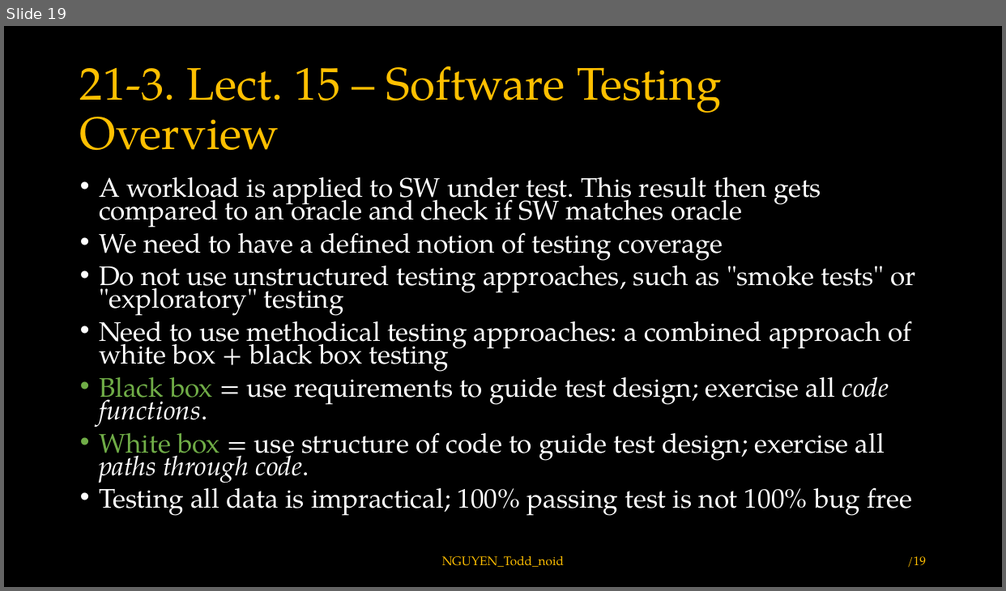
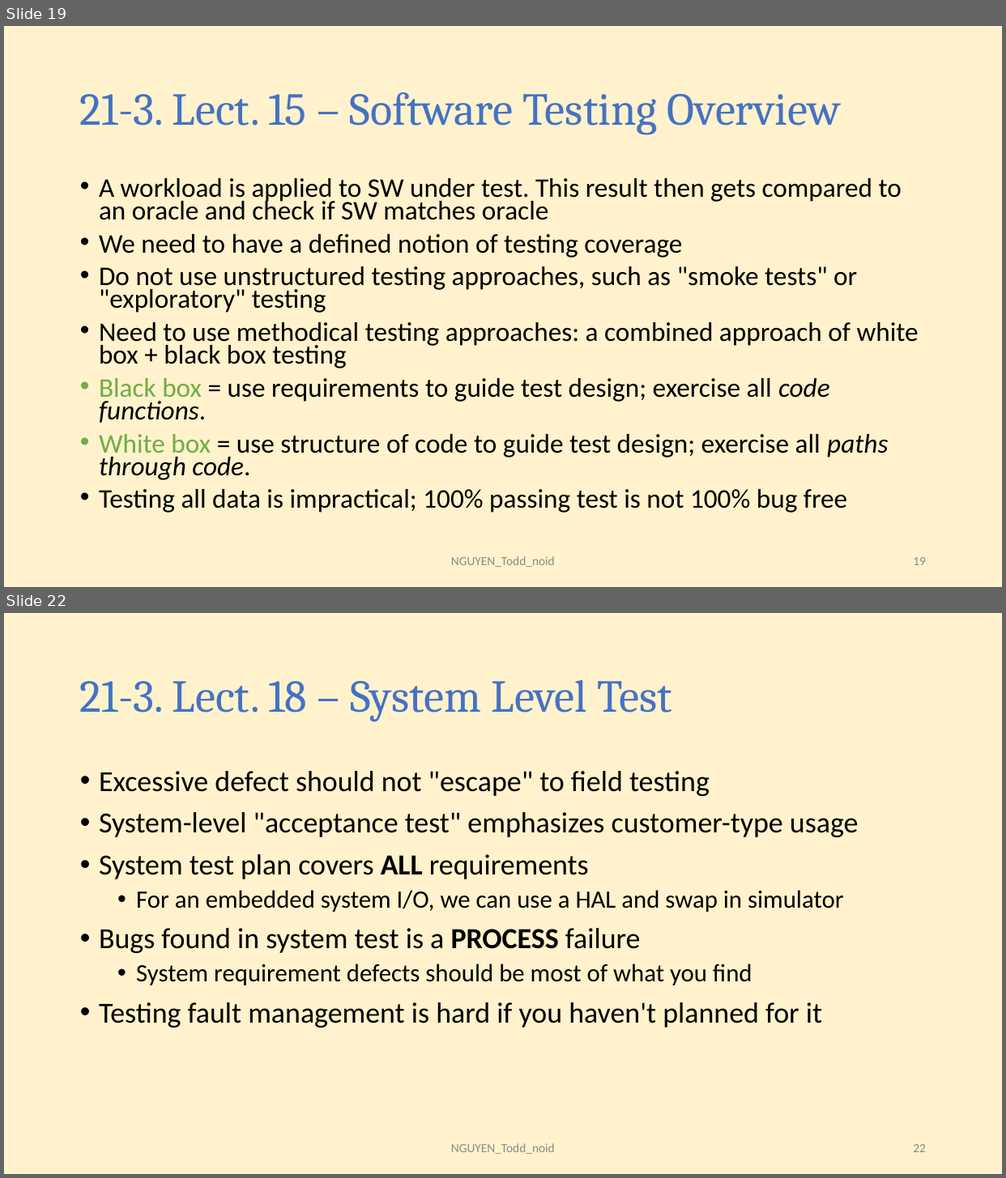
Before and after one commit to toddnguyen-gf/embedded-training, a slide deck: ece-18-642/lec-20-to-24/hw21/HW21_NGUYEN_Todd_noid.pptx. Shown one above the other, each under a label of ours: slide 19 before the commit, slides 19 and 22 after it; the slides between them are not shown. The pictures are 1006x591 and 1006x1178 pixels, drawn with LibreOffice and Linux fonts; fonts in the diff are those of the drawing. Boxes give left, top, right and bottom in pixels: in the first picture for what was removed or moved away, otherwise in the second. Text is boxed around its words. In the diff, an @@ line names an element or a change of style, - is before the commit and + after.

```diff
--- a/ece-18-642/lec-20-to-24/hw21/HW21_NGUYEN_Todd_noid.pptx
+++ b/ece-18-642/lec-20-to-24/hw21/HW21_NGUYEN_Todd_noid.pptx
@@ slide 22 added at <box>4,613,1002,1174</box>, background #FFF2CC @@
@@ title added at <box>80,680,672,722</box>, 44 pt, text #4472C4 @@
+21-3. Lect. 18 – System Level Test
@@ text added at <box>99,771,859,1028</box>, 28 pt, text #000000 @@
+• Excessive defect should not "escape" to field testing
+• System-level "acceptance test" emphasizes customer-type usage
+• System test plan covers ALL requirements
+  • For an embedded system I/O, we can use a HAL and swap in simulator
+• Bugs found in system test is a PROCESS failure
+  • System requirement defects should be most of what you find
+• Testing fault management is hard if you haven't planned for it
@@ text added at <box>451,1144,555,1154</box>, 12 pt, text #8C8C8C @@
+NGUYEN_Todd_noid
@@ page number added at <box>913,1144,926,1152</box>, 12 pt, text #8C8C8C @@
+22
@@ slide 19 changed as well @@
@@ background #000000 to #FFF2CC @@
@@ title "21-3. Lect. 15 – Software ..." at <box>80,92,841,135</box>: font TeX Gyre Pagella to Cambria, text colour #FFC000 to #4472C4 @@
@@ text "A workload is applied to ..." at <box>99,178,918,513</box>: font TeX Gyre Pagella to Calibri, text colour #FFFFFF to #000000 @@
@@ text "NGUYEN_Todd_noid" at <box>451,557,555,567</box>: font TeX Gyre Pagella to Calibri, text colour #FFC000 to #8C8C8C @@
@@ page number at <box>913,557,926,565</box>: text changed; font TeX Gyre Pagella to Calibri; text colour #FFC000 to #8C8C8C @@
-/19
+19
```
Also in this commit, not shown: 18 other slides changed, 2 other slides added.
